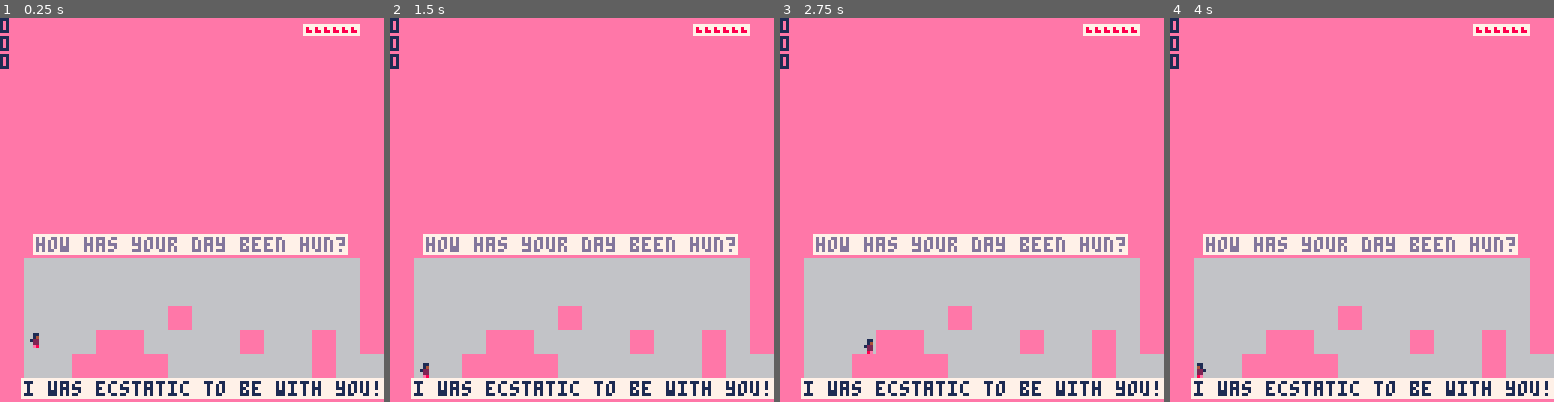
Above: before the commit, frames 1-4 (left to right).
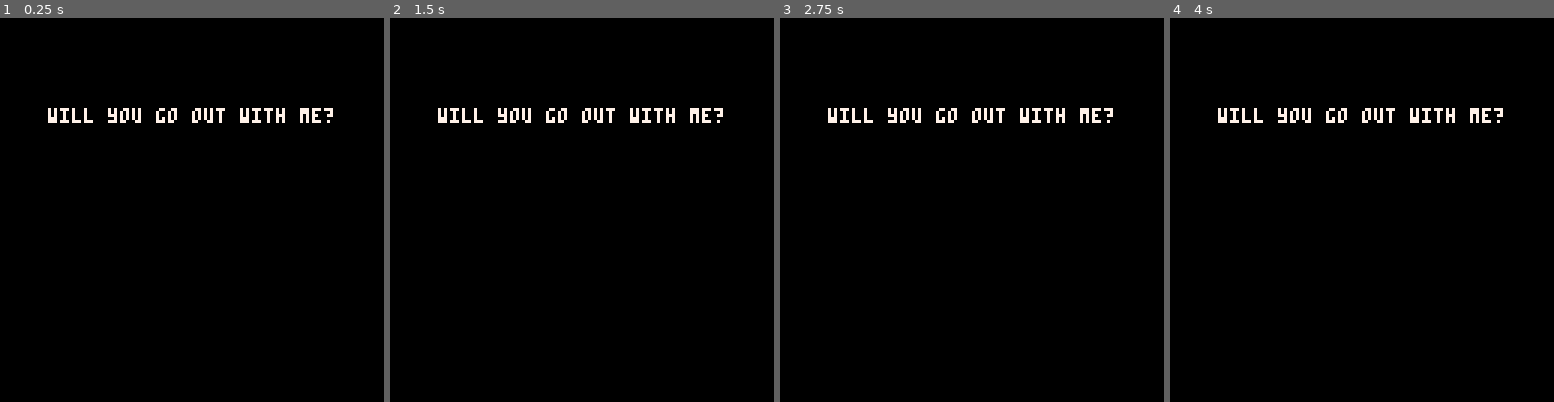
Above: after the commit, the same moments.

Repository: BoopEnthusiast/carts
Game: PICO-8 cartridge untitled.p8
Two runs of this game, one before a commit and one after it. Both use one fixed random seed, a clock stepped at 60 frames per second and the inputs below.
Inputs:
- Up to frame 1 (0.25 s): no input
- Up to frame 2 (1.5 s): no input
- Up to frame 3 (2.75 s): hold Right 1.6-2.1 s; hold Up 2.15-2.42 s; hold Right from 2.47 s (still down)
- Up to frame 4 (4 s): release Right at 3.03 s; hold Left 3.08-3.58 s

The runs differ from the first frame. In frame 1, 100% of the frame differs, in the area x 0-100%, y 0-100%; in frame 2, 100%; in frame 3, 100%; in frame 4, 100%.

Commit message:
Replace rectfill + jump SFX00 + opening music

Diff:
--- a/untitled.p8
+++ b/untitled.p8
@@ -38,7 +38,7 @@
 
 
 -- breaks
-on_break = false
+on_break = true
 
 b = { -- current break variables
   bclr = 0, --background color
@@ -114,7 +114,7 @@
 		    {
 		      l = "it shows! you-", -- line
 		      x = 73,
-		      y = 82,
+		      y = 81,
 		    },
 		    {
 		      l = "look amazing",
@@ -148,6 +148,9 @@
 		palt(0,false)
 		palt(tclr,true)
 		reset_p()
+		if on_break then
+  		music(0,10000)
+  end
 end
 -->8
 --functions
@@ -240,6 +243,10 @@
 function _update()
   if on_break then
     b.tme += 1
+    if b.tme > b.t2d then
+      on_break = false
+      music(-1)
+    end
     return
   end
 
@@ -275,6 +282,7 @@
   		p.yv=-p.jh
   		p.on_gnd = false
   		p.jj = true
+  		sfx(12,-1,0,0,rnd(6))
   end
 
   fall()
@@ -296,9 +304,6 @@
     if b.tme > b.t1d then
       print(b.t2,64-#b.t2*2,40,b.tclr)
     end
-    if b.tme > b.t2d then
-      on_break = false
-    end
     return
   end
   -- map
@@ -313,8 +318,8 @@
 
 		-- question
 		for q in all(m.q) do
-		  rectfill(63-#q.l*2,q.y-1,63+#q.l*2,q.y+5,m.qbclr)
-		  print(q.l,64-#q.l*2,q.y,m.qclr)
+		  --rectfill(63-#q.l*2,q.y-1,63+#q.l*2,q.y+5,m.qbclr)
+		  print("\#"..m.qbclr..q.l,64-#q.l*2,q.y,m.qclr)
 		end
 		--[[
 		rectfill(63-#m.ql1*2,m.ql1y-1,63+#m.ql1*2,m.ql1y+5,m.qbclr)
@@ -331,8 +336,8 @@
 		-- responses
 		for rs in all(m.r) do
 		  for r in all(rs) do
-		    rectfill(r.x-1,r.y-1,r.x+#r.l*4-1,r.y+5,m.rbclr)
-	    	print(r.l,r.x,r.y,m.rclr)
+		    --rectfill(r.x-1,r.y-1,r.x+#r.l*4-1,r.y+5,m.rbclr)
+	    	print("\#"..m.rbclr..r.l,r.x,r.y,m.rclr)
 		  end
 		end
 		--[[
Not shown, changed: the music (__music__) section of untitled.p8
Not shown, changed: the sound effects (__sfx__) section of untitled.p8
